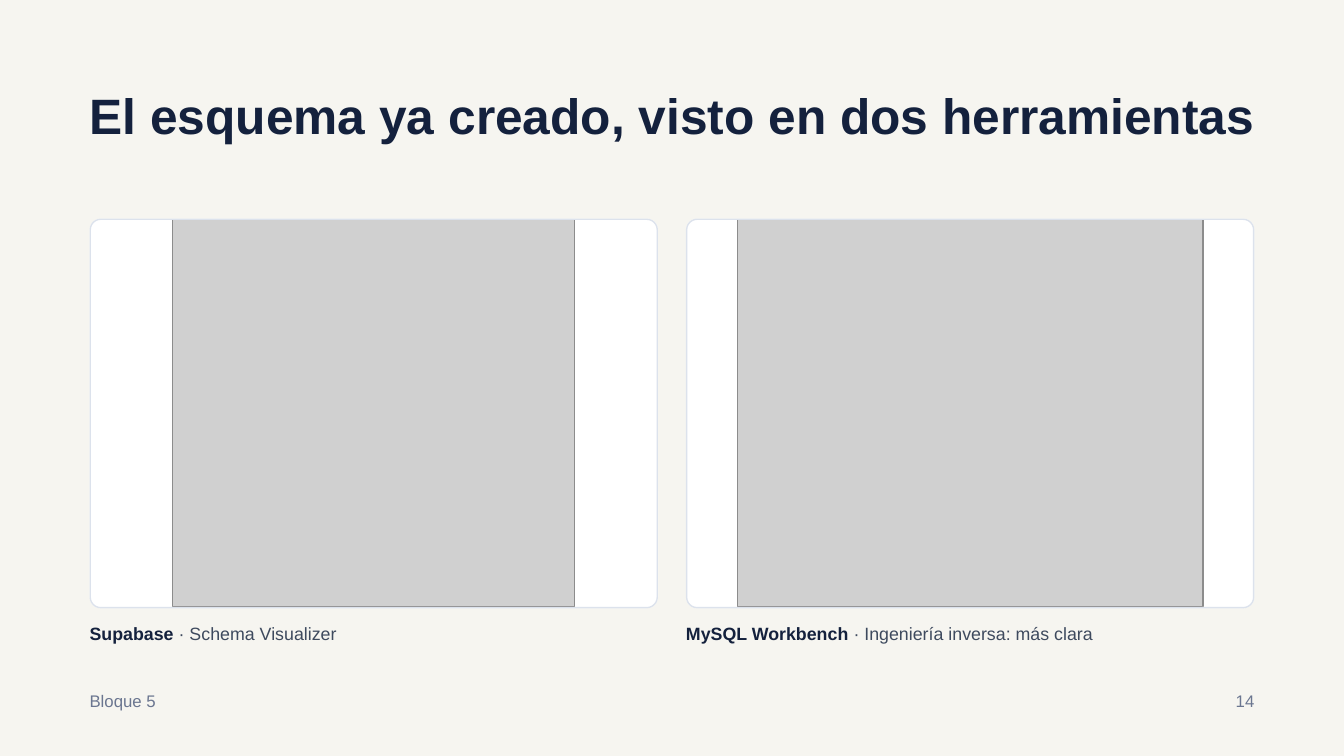
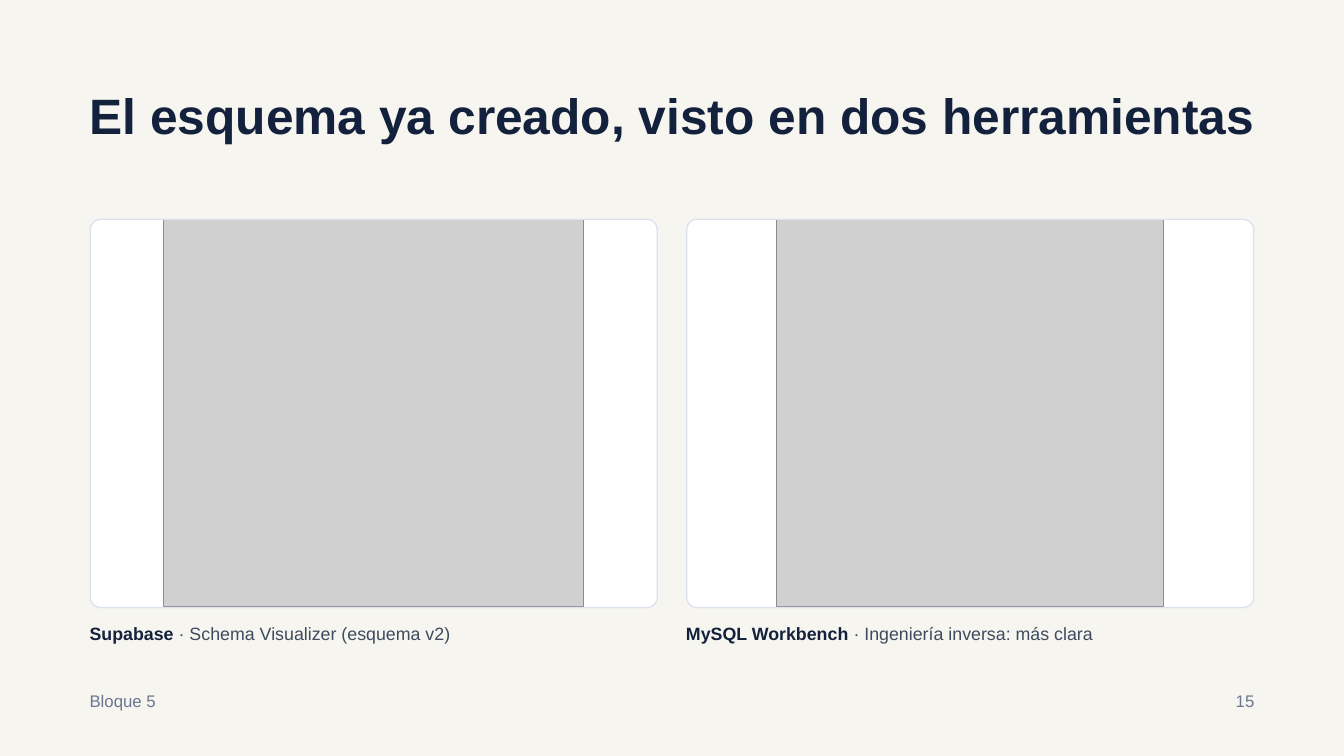
Before and after one commit to palejandra1111-dotcom/ProyectoGrupal-BBDD, a slide deck: slide 15 of docs/Presentacion.pptx. Drawn at 1344x756 pixels with LibreOffice and Linux fonts; fonts in the diff are those of the drawing; grey boxes stand for pictures. Boxes give left, top, right and bottom in pixels: in the first picture for what was removed or moved away, otherwise in the second. Text is boxed around its words. In the diff, an @@ line names an element or a change of style, - is before the commit and + after.

```diff
--- a/docs/Presentacion.pptx
+++ b/docs/Presentacion.pptx
@@ picture: place and size @@
-picture at <box>172,220,575,607</box>
+picture at <box>163,220,584,607</box>
@@ picture: place and size @@
-picture at <box>737,220,1203,607</box>
+picture at <box>776,220,1164,607</box>
@@ text at <box>90,627,450,644</box>: text changed @@
-Supabase · Schema Visualizer
+Supabase · Schema Visualizer (esquema v2)
@@ text at <box>1236,695,1255,707</box>: text changed @@
-14
+15
```
Also in this commit, not shown: 12 other slides changed, 1 slide added, 1 slide removed, 27 other files.
